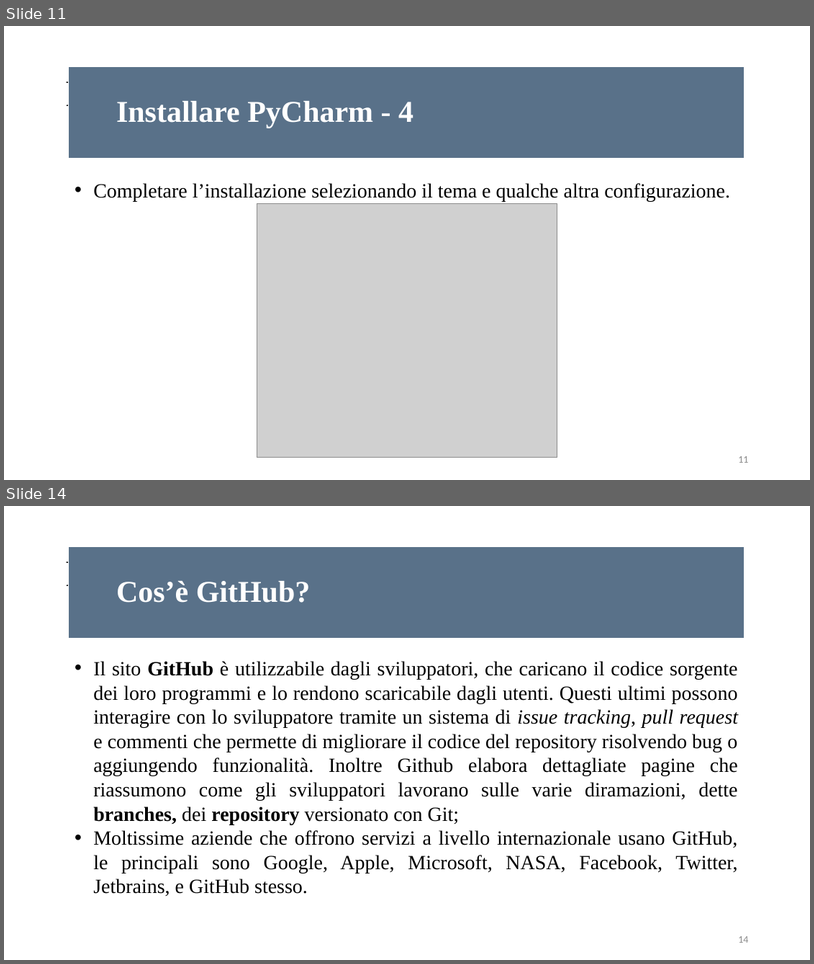
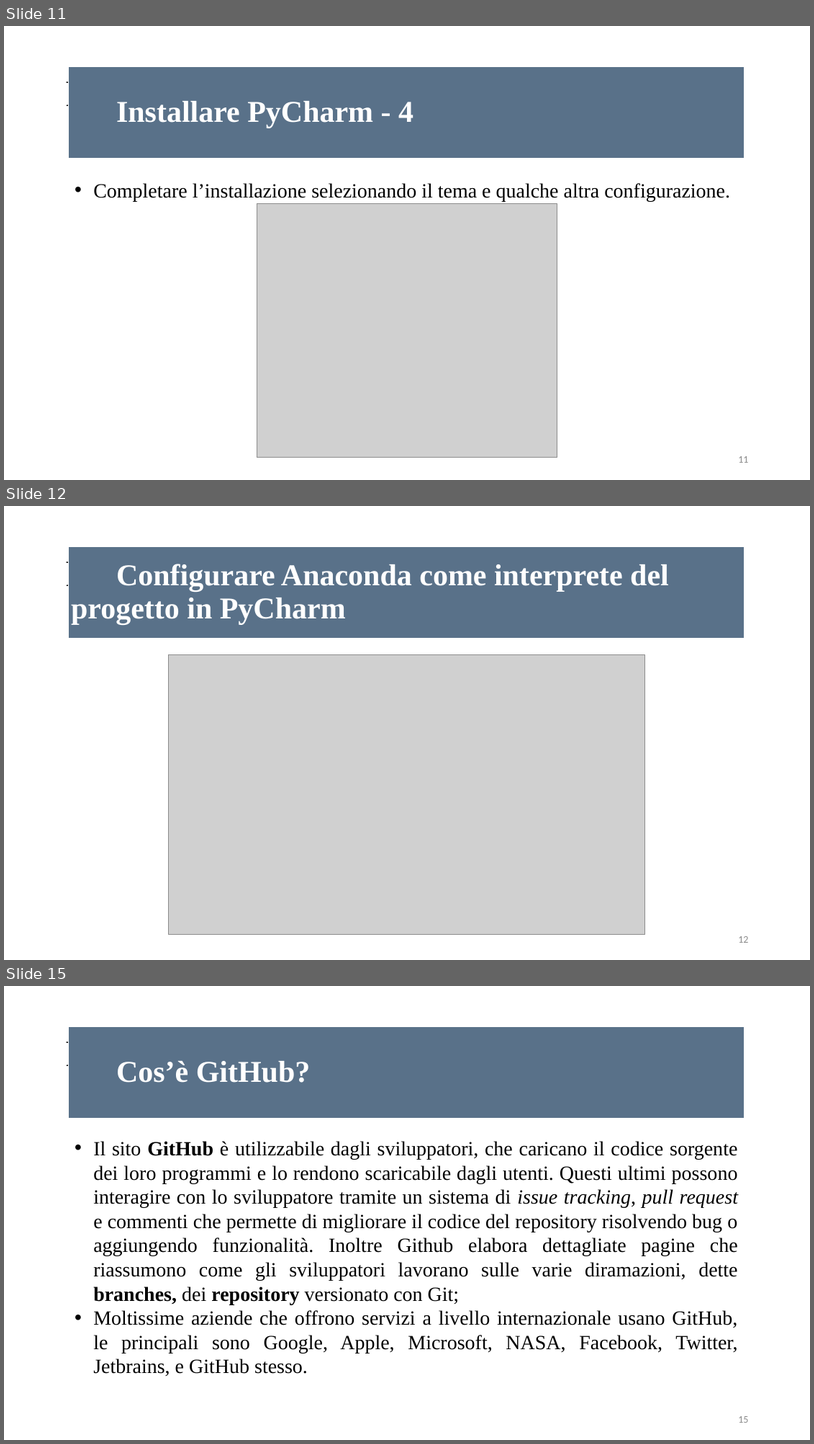
Before and after one commit to Vincenzocr/Slides-Ingegneria-Finanziaria-Unict, a slide deck: Configurazione Anaconda e PyCharm - Introduzione Git.pptx. Shown one above the other, each under a label of ours: slides 11 and 14 before the commit, slides 11, 12 and 15 after it; the slides between them are not shown. The pictures are 814x964 and 814x1444 pixels, drawn with LibreOffice and Linux fonts; fonts in the diff are those of the drawing; grey boxes stand for pictures. Boxes give left, top, right and bottom in pixels: in the first picture for what was removed or moved away, otherwise in the second. Text is boxed around its words. In the diff, an @@ line names an element or a change of style, - is before the commit and + after.

```diff
--- a/Configurazione Anaconda e PyCharm - Introduzione Git.pptx
+++ b/Configurazione Anaconda e PyCharm - Introduzione Git.pptx
@@ slide 12 added at [4, 506, 810, 960], background #FFFFFF @@
@@ rectangle added at [69, 546, 744, 638], fill #597189, outline #FFFFFF 0.75 pt, 36 pt, text #FFFFFF, bold @@
+Configurare Anaconda come interprete del progetto in PyCharm
@@ title added at [65, 556, 341, 593], 44 pt, text #000000 @@
+Processi Stocastici
@@ picture added at [169, 655, 646, 934] @@
@@ page number added at [738, 936, 748, 942], 12 pt, text #8C8C8C @@
+12
@@ what was slide 14 is now slide 15 @@
@@ page number at [738, 1416, 748, 1422]: text changed @@
-14
+15
```
Also in this commit, not shown: 6 slides changed, 2 other slides added, 3 other files.
